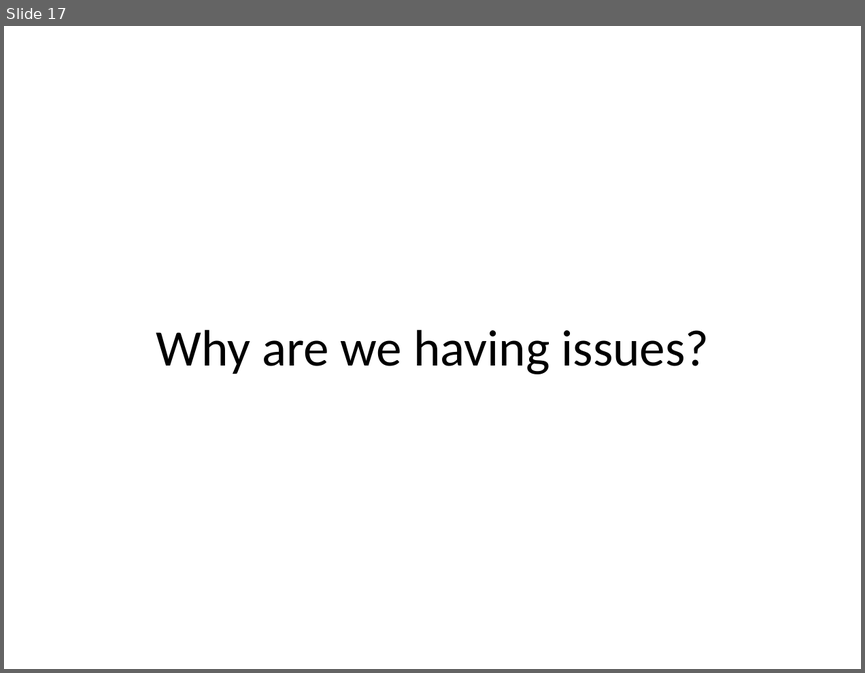
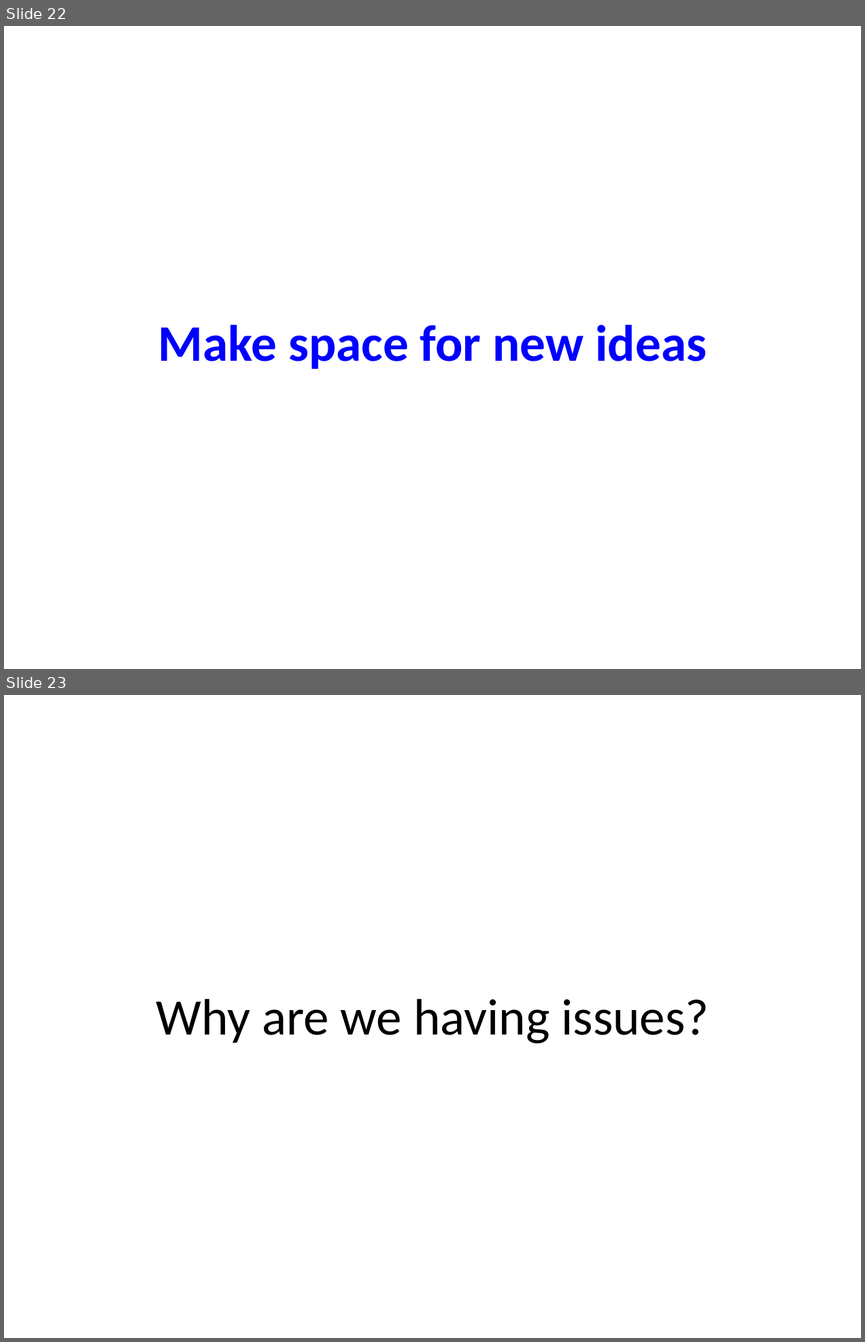
Before and after one commit to maaretp/TalesOfDeveloperTesterCollaboration, a slide deck: Tales from Tester Developer Collaboration.pptx. Shown one above the other, each under a label of ours: slide 17 before the commit, slides 22 and 23 after it. The pictures are 865x673 and 865x1342 pixels, drawn with LibreOffice and Linux fonts; fonts in the diff are those of the drawing. Boxes give left, top, right and bottom in pixels: in the first picture for what was removed or moved away, otherwise in the second. Text is boxed around its words. In the diff, an @@ line names an element or a change of style, - is before the commit and + after.

```diff
--- a/Tales from Tester Developer Collaboration.pptx
+++ b/Tales from Tester Developer Collaboration.pptx
@@ slide 22 added at bbox=[4, 26, 861, 669], background #FFFFFF @@
@@ title added at bbox=[158, 325, 706, 369], 43 pt, text #0000FF, bold @@
+Make space for new ideas
@@ what was slide 17 is now slide 23 @@
```
Also in this commit, not shown: 1 slide changed, 8 other slides added.
